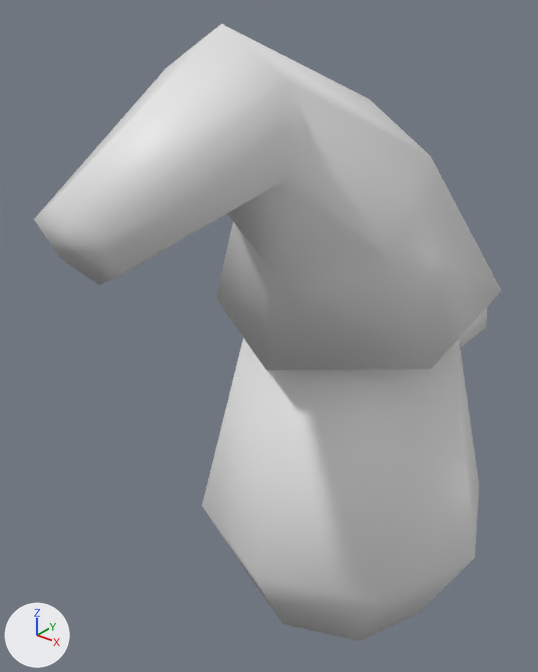
A saved change to the Blender file NoEnd/Assets/Models/model_gnome_archer.blend.
Before and after are seen from a camera (50 mm lens) standing at (0.566, -0.918, 1.002) and looking at (-0.063, -0.132, 0.515). The axes (+X, +Y, +Z) are drawn at lower left. The lights are the same throughout.

The first picture shows 'Body', 'Hat'.
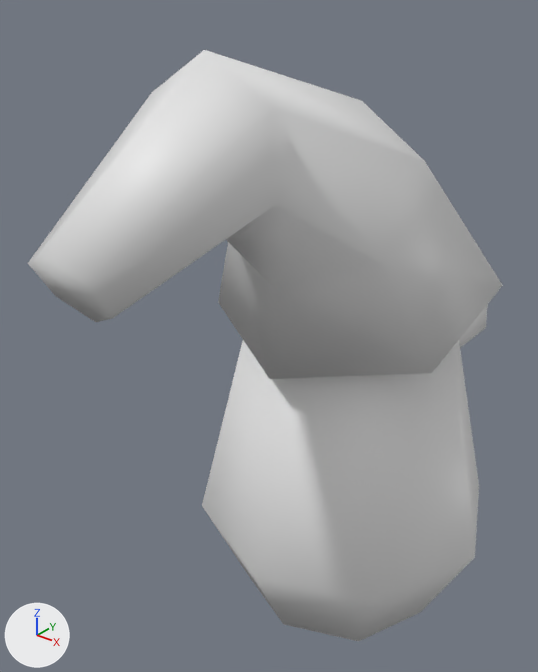
Pixel boxes [x1, y1, x2, y2] of what changed, in the pictures (538 x 672 px):
```json
{"object": "Hat", "change": "turned", "before": [34, 24, 502, 370], "after": [28, 50, 503, 379]}
```

Edits to the scene script, one JSON object a line:
```json
{"op": "set", "path": "ob_hat.rotation_euler", "old": "(0.0, 0.0, 0.0)", "new": "(0.0779, 0.0, 0.0)", "note": "degrees (0, 0, 0) -> degrees (4.5, 0, 0)"}
```
